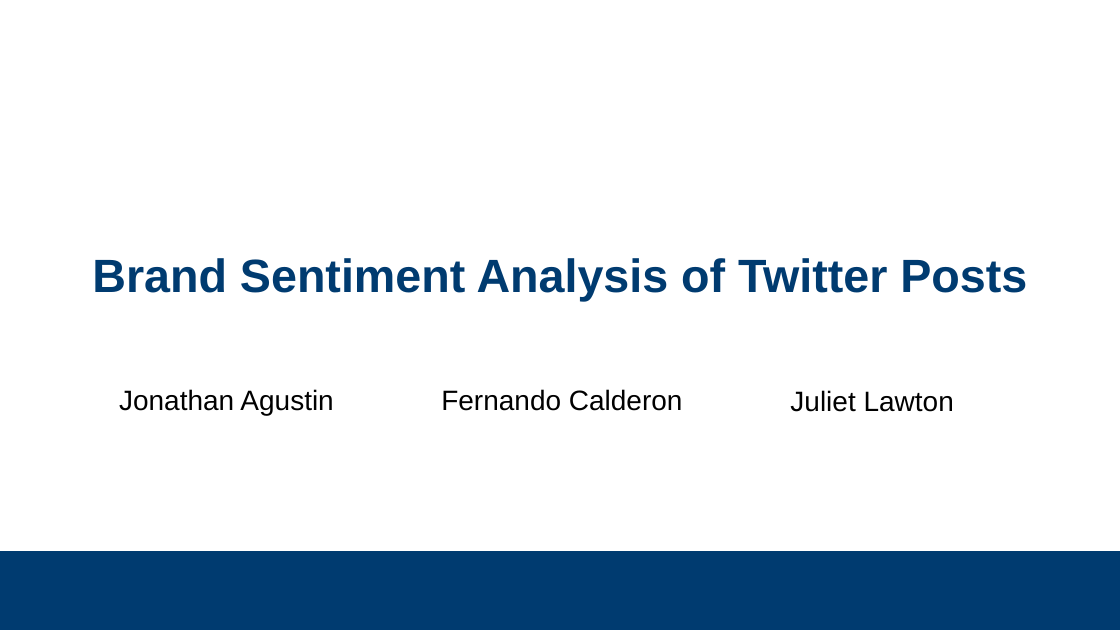
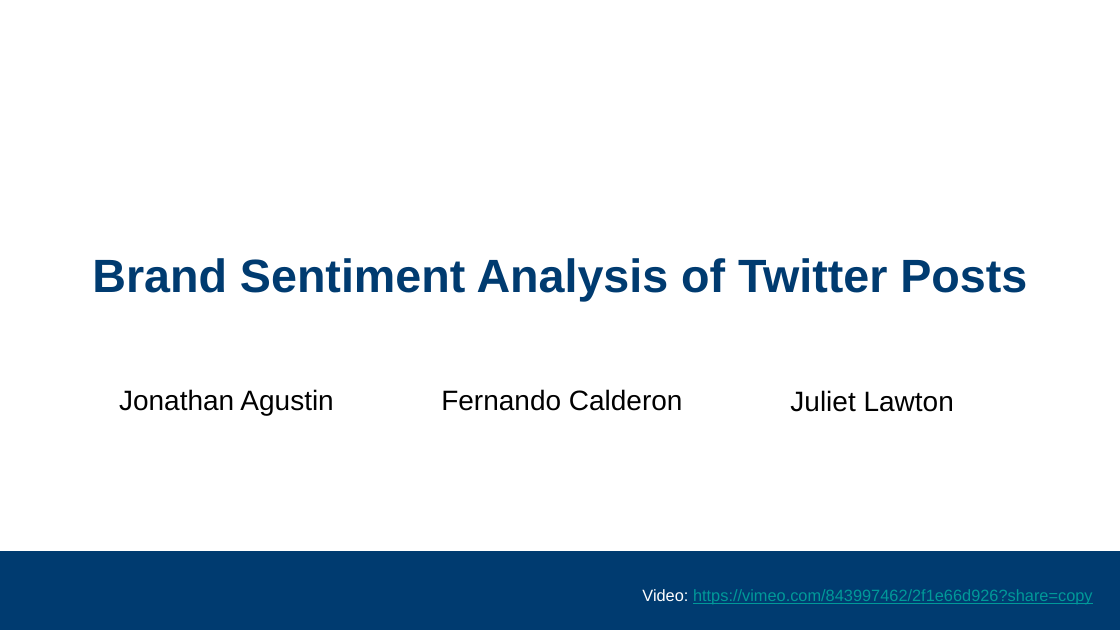
Before and after one commit to subsystem3/project, a slide deck: slide 1 of Final-Project-Team-2.pptx. Drawn at 1120x630 pixels with LibreOffice and Linux fonts; fonts in the diff are those of the drawing; background and template pictures are left out. Boxes give left, top, right and bottom in pixels: in the first picture for what was removed or moved away, otherwise in the second. Text is boxed around its words. In the diff, an @@ line names an element or a change of style, - is before the commit and + after.

```diff
--- a/Final-Project-Team-2.pptx
+++ b/Final-Project-Team-2.pptx
@@ text added at (x1=642, y1=589, x2=1093, y2=604), 14 pt, text #009999, underline @@
+Video: https://vimeo.com/843997462/2f1e66d926?share=copy
```
Also in this commit, not shown: 10 other slides changed, 14 slides added, 9 slides removed.
